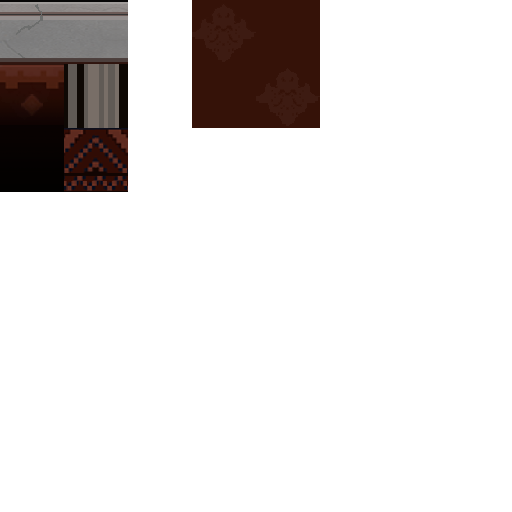
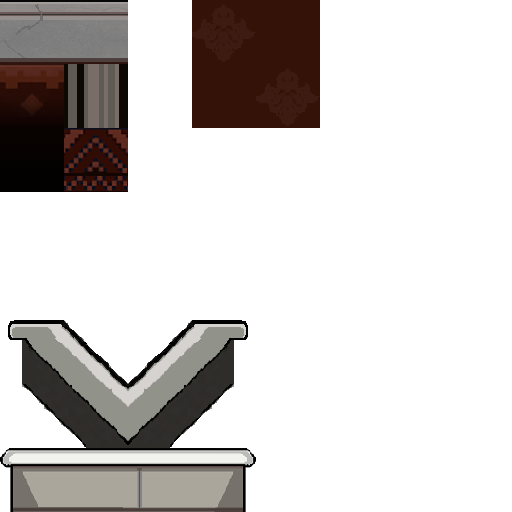
Layered file, before and after one edit (512 × 512). Changes by layer:
added layer "floor2" above "레이어 14" over [0, 448, 256, 512]
added layer "레이어 14" above "레이어 13" over [128, 320, 248, 448]
added layer "레이어 13" above "레이어 8" over [8, 320, 128, 448]
